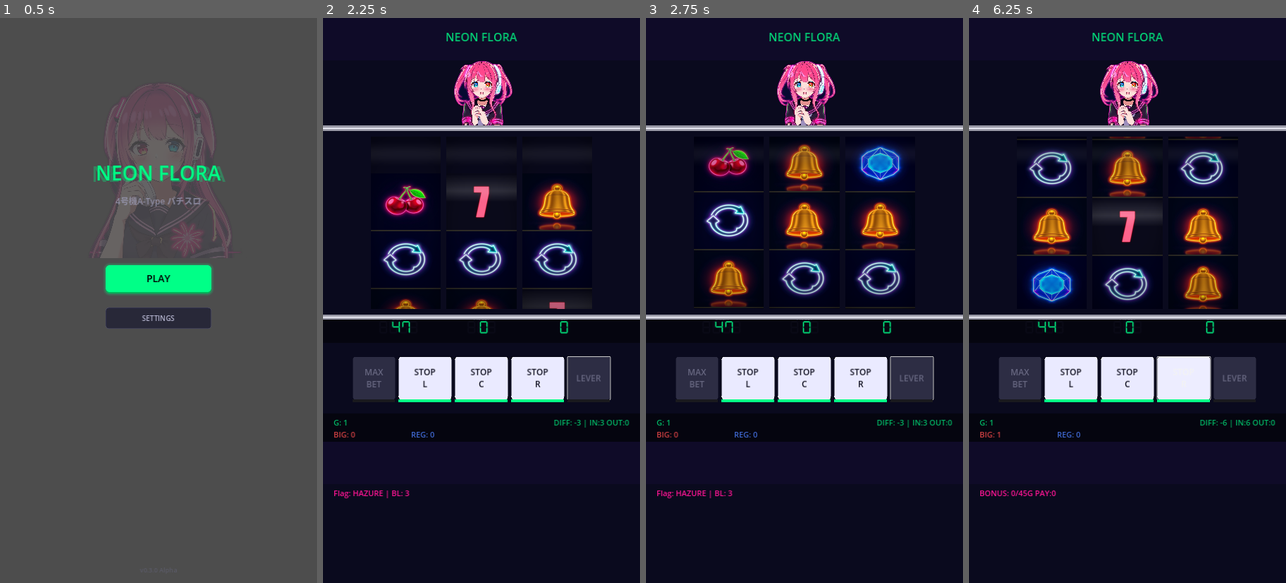
Above: before the commit, frames 1-4 (left to right).
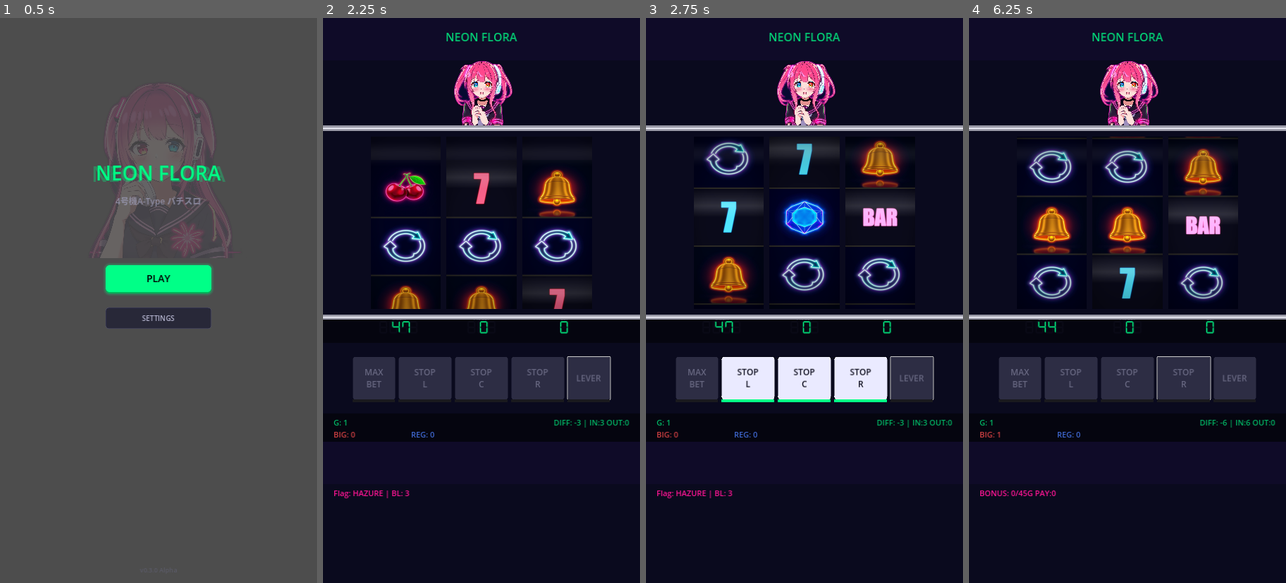
Above: after the commit, the same moments.

Repository: fechirin-cyber/neon-flora
Game: Godot game, scene res://scenes/TitleScreen.tscn
Same seed, same stepped clock (60 frames per second), same inputs: the game is played once before the commit and once after it. Sound files missing from this copy of the repository are replaced by a short silence.
Inputs:
- Up to frame 1 (0.5 s): no input
- Up to frame 2 (2.25 s): click "PLAY" at 0.5 s; click "MAX BET" at 1.25 s; click "LEVER" at 2 s
- Up to frame 3 (2.75 s): no input
- Up to frame 4 (6.25 s): click "STOP L" at 2.75 s; click "STOP C" at 3.5 s; click "STOP R" at 4.25 s; tap Enter at 5 s; hold D 5.03-5.78 s; tap B at 5.1 s; tap Space at 5.27, 5.75, 6.02 s; tap Z at 5.85 s

Frame 1 is identical in both runs. In frame 2, 11% of the frame differs, in the area x 15-85%, y 26-68%; in frame 3, 9.6%; in frame 4, 13%, in the area x 15-85%, y 21-68%.

Commit message:
feat: リール即停止実機準拠化 + モーションブラーシェーダー追加
- reel_strip.gd: 80RPM回転(4592px/sec)、即スナップ停止、SLIP_STOPPING除去
- reel_renderer.gd: ブラーシェーダー統合(現在無効)、停止時マテリアル解除
- reel_blur.gdshader: 縦方向モーションブラー(パラメータ0で無効化中)
- game.gd: STOPボタン有効化を全リールフル回転到達後に変更
- specification.md: §9.2-9.3 実機準拠パラメータ更新
- CLAUDE_MEMO.md: 実機パラメータ・方向整合性知見追記

Co-Authored-By: Claude Opus 4.6 <noreply@anthropic.com>

Diff:
--- a/scripts/game.gd
+++ b/scripts/game.gd
@@ -3,6 +3,7 @@
 
 var _bet_done: bool = false
 var _delay_pending: bool = false
+var _stops_enabled: bool = false  # 実機準拠: 全リールフル回転到達後にSTOPボタン有効化
 var _blackout_tween: Tween
 var _flash_tween: Tween
 var _wait_tick_timer: Timer
@@ -66,6 +67,10 @@
 	SlotEngine.tamaya_fired.connect(_on_tamaya_fired)
 	SlotEngine.wait_started.connect(_on_wait_started)
 	SlotEngine.wait_ended.connect(_on_wait_ended)
+
+	# ReelRenderer の全リール加速完了シグナル（実機: フル回転後にSTOP有効）
+	if _reel_renderer.has_signal("all_reels_at_full_speed"):
+		_reel_renderer.all_reels_at_full_speed.connect(_on_all_reels_at_full_speed)
 
 	# ボタンシグナル接続
 	_bet_btn.pressed.connect(_do_bet)
@@ -214,6 +219,7 @@
 		return
 	_bet_done = false
 	_delay_pending = false
+	_stops_enabled = false  # リール加速完了まで STOP 無効
 	# Tween kill管理 (M-3)
 	if _blackout_tween and _blackout_tween.is_valid():
 		_blackout_tween.kill()
@@ -593,6 +599,11 @@
 		_wait_tick_timer.queue_free()
 		_wait_tick_timer = null
 
+func _on_all_reels_at_full_speed() -> void:
+	## 実機準拠: 全リールがフル回転速度(80RPM)に到達 → STOPボタン有効化
+	_stops_enabled = true
+	_update_buttons()
+
 # --- Display ---
 func _update_display() -> void:
 	# 7セグ更新
@@ -636,9 +647,10 @@
 		SlotEngine.GameState.SPINNING, SlotEngine.GameState.STOPPING:
 			_bet_btn.disabled = true
 			_lever_btn.disabled = true
-			_stop_l_btn.disabled = SlotEngine.reel_stopped[0]
-			_stop_c_btn.disabled = SlotEngine.reel_stopped[1]
-			_stop_r_btn.disabled = SlotEngine.reel_stopped[2]
+			# 実機準拠: 全リールフル回転到達前はSTOPボタン無効
+			_stop_l_btn.disabled = not _stops_enabled or SlotEngine.reel_stopped[0]
+			_stop_c_btn.disabled = not _stops_enabled or SlotEngine.reel_stopped[1]
+			_stop_r_btn.disabled = not _stops_enabled or SlotEngine.reel_stopped[2]
 		_:
 			_bet_btn.disabled = true
 			_lever_btn.disabled = true
--- a/scripts/ui/reel_renderer.gd
+++ b/scripts/ui/reel_renderer.gd
@@ -12,11 +12,17 @@
 var _drum_shader: Shader
 var _glass_shader: Shader
 var _glow_shader: Shader
+var _blur_shader: Shader
 
 var _reel_containers: Array[Control] = []
 var _reel_strips: Array = []  # ReelStrip instances
 var _textures: Dictionary = {}
 var _glow_overlays: Array[ColorRect] = []
+var _blur_materials: Array[ShaderMaterial] = []  # 各リールのブラーマテリアル
+
+# STOPボタン有効化制御（実機: 全リールフル回転到達後に有効）
+var _accel_done_count: int = 0
+signal all_reels_at_full_speed()  # game.gdがSTOPボタンを有効化するトリガー
 
 func _ready() -> void:
 	_load_shaders()
@@ -29,6 +35,8 @@
 	_glass_shader = load("res://shaders/reel_glass.gdshader")
 	if ResourceLoader.exists("res://shaders/symbol_glow.gdshader"):
 		_glow_shader = load("res://shaders/symbol_glow.gdshader")
+	if ResourceLoader.exists("res://shaders/reel_blur.gdshader"):
+		_blur_shader = load("res://shaders/reel_blur.gdshader")
 
 func _load_textures() -> void:
 	for sym_id in AssetRegistry.SYMBOL_TEXTURES:
@@ -60,7 +68,17 @@
 		container.add_child(strip)
 		strip.setup(i, _textures)
 		strip.reel_stopped.connect(_on_strip_stopped)
+		strip.accel_done.connect(_on_strip_accel_done)
 		_reel_strips.append(strip)
+
+		# モーションブラー（実機の回転中残像を再現）
+		if _blur_shader:
+			var blur_mat := ShaderMaterial.new()
+			blur_mat.shader = _blur_shader
+			blur_mat.set_shader_parameter("blur_strength", 0.0)
+			_blur_materials.append(blur_mat)
+		else:
+			_blur_materials.append(null)
 
 		# ドラム曲面シェーダー（blend_mixで端の暗化を実現）
 		if _drum_shader:
@@ -106,8 +124,34 @@
 
 func _on_state_changed(new_state: SlotEngine.GameState) -> void:
 	if new_state == SlotEngine.GameState.SPINNING:
+		_accel_done_count = 0
 		for strip in _reel_strips:
 			strip.start_spin()
+
+func _on_strip_accel_done(_reel_idx: int) -> void:
+	_accel_done_count += 1
+	if _accel_done_count >= 3:
+		all_reels_at_full_speed.emit()
+
+func _physics_process(_delta: float) -> void:
+	# モーションブラー強度をリール速度に連動
+	# NOTE: ブラー無効化中（プロデューサー指示）。再有効化時は strength 計算を復元
+	#var _blur_enabled := false  # true にするとブラー有効化
+	for i in range(_reel_strips.size()):
+		var mat: ShaderMaterial = _blur_materials[i] if i < _blur_materials.size() else null
+		if mat == null:
+			continue
+		var strip = _reel_strips[i]
+		#var strength: float = strip._current_speed / strip.MAX_SPEED
+		var strength: float = 0.0  # ブラー無効（微量かける場合は上行を復元）
+		mat.set_shader_parameter("blur_strength", strength)
+		if strip._strip_node and strip._strip_node.get_child_count() > 0:
+			var tex_rect: TextureRect = strip._strip_node.get_child(0) as TextureRect
+			if tex_rect == null:
+				continue
+			# ブラー無効中: マテリアル適用しない
+			if tex_rect.material == mat:
+				tex_rect.material = null
 
 func _on_reel_stop_calculated(reel_idx: int, target_pos: int, _window: Array) -> void:
 	if reel_idx >= 0 and reel_idx < _reel_strips.size():
--- a/scripts/ui/reel_strip.gd
+++ b/scripts/ui/reel_strip.gd
@@ -1,27 +1,32 @@
 extends Control
 ## ReelStrip — 1リールの描画+スクロールアニメーション (§9.1-9.3)
-## 実機準拠: 21図柄+ループ用追加分を単一Controlコンテナに配置し、コンテナごとスクロール
-## SubViewport内に配置され、Y位置を毎フレーム更新してリール回転を実現
-
-enum ReelState { IDLE, ACCELERATING, FULL_SPEED, DECELERATING, BOUNCING }
-
-# === 物理パラメータ (§9.2) ===
-const MAX_SPEED := 2800.0       # px/sec
-const ACCEL_TIME := 0.25        # 加速時間
-const DECEL_STEPS := 8          # コマ送りステップ数
-const DECEL_INTERVAL := 0.06    # 1ステップ間隔
-const BOUNCE_DOWN := 3.0        # バウンス下方向
-const BOUNCE_DOWN_TIME := 0.04
-const BOUNCE_UP_TIME := 0.08
+## 実機準拠: 80RPM回転、STOPボタン後0-4コマ滑り即停止（190ms以内）
+## ステッピングモーター制御を再現: 減速カーブなし、コマ送り後スナップ停止
+
+enum ReelState { IDLE, ACCELERATING, FULL_SPEED, BOUNCING }
+
+# === 物理パラメータ（実機準拠 — 法規制/特許文献ベース） ===
+# 回転速度: 80 RPM (法規制上限: 別表第5「1分間に80回転を超えるものでないこと」)
+# 1周: 21コマ × 164px = 3444px → 80RPM = 1.333回転/秒 → 3444 × 1.333 = 4592 px/sec
+# 1コマ通過: 164px / 4592px/s = 35.7ms
+const MAX_SPEED := 4592.0       # px/sec (80RPM実機準拠)
+const ACCEL_TIME := 0.4         # 加速時間 (特許JP2002159626A: 約0.4秒でフル回転到達)
+
+# バウンス（ステッピングモーター停止時の微振動再現）
+# 実機: ホールディングトルクで即座に位置保持。バウンスは極微小
+const BOUNCE_DOWN := 1.5        # 下方向 1.5px (実機はほぼゼロ)
+const BOUNCE_DOWN_TIME := 0.02  # 20ms
+const BOUNCE_UP_TIME := 0.03   # 30ms
+# 合計バウンス: 50ms（実機の「パシッ」という停止感を表現）
 
 # === 図柄サイズ (§4.1, §9.1) ===
 const SYMBOL_W := 200.0         # 図柄幅
 const SYMBOL_H := 160.0         # 図柄高さ
 const GAP_H := 4.0              # 図柄間隙間
-const CELL_H := SYMBOL_H + GAP_H  # 164px
-const VISIBLE_COUNT := 3        # 表示段数
+const CELL_H := SYMBOL_H + GAP_H  # 164px (1コマ)
+const VISIBLE_COUNT := 3        # 表示段数（上段・中段・下段）
 const BUFFER_COUNT := 1         # 上下バッファ
-const TOTAL_DISPLAY := VISIBLE_COUNT + BUFFER_COUNT * 2  # 5スロット表示
+const TOTAL_DISPLAY := VISIBLE_COUNT + BUFFER_COUNT * 2  # 5
 
 # === リールストリップ背景色（実機のリール帯 = 暗いアイボリー） ===
 const STRIP_BG := Color(0.18, 0.17, 0.15, 1.0)
@@ -32,11 +37,8 @@
 var _current_speed: float = 0.0
 var _accel_elapsed: float = 0.0
 
-# コマ送り減速
-var _decel_target_pos: int = 0     # 目標停止位置
-var _decel_step: int = 0           # 現在のステップ
-var _decel_timer: float = 0.0
-var _decel_positions: Array[int] = []  # 各ステップの表示位置
+# 停止ターゲット（request_stop用）
+var _slip_target_pos: int = 0
 
 # バウンス
 var _bounce_phase: int = 0
@@ -45,7 +47,7 @@
 
 # リールデータ
 var _reel_index_top: int = 0  # 表示窓の最上段の図柄インデックス
-var _scroll_offset: float = 0.0  # 細かいスクロールオフセット
+var _scroll_offset: float = 0.0  # 細かいスクロールオフセット (0 〜 CELL_H)
 
 # ストリップコンテナ（全図柄を含む単一Controlノード）
 var _strip_node: Control
@@ -55,54 +57,61 @@
 var _textures: Dictionary = {}  # sym_id -> Texture2D
 
 signal reel_stopped(reel_idx: int)
+signal accel_done(reel_idx: int)  # 加速完了通知（STOPボタン有効化タイミング用）
 
 func setup(reel_idx: int, textures: Dictionary) -> void:
 	_reel_idx = reel_idx
 	_textures = textures
 	_reel_size = ReelData.REEL_SIZE
 	_build_strip()
-	# 初期位置: リール位置0の窓を表示
 	_set_display_position(0)
 
 func _build_strip() -> void:
-	## 21図柄+ループ用追加分を単一Controlコンテナに配置
-	## 構造: [図柄0][隙間][図柄1][隙間]...[図柄20][隙間][図柄0]...[図柄4]
-	# 既存ノードをクリア
+	## 全図柄を1枚のアトラステクスチャに合成して継ぎ目のない表示を実現
 	for child in get_children():
 		child.queue_free()
 
-	var extra := TOTAL_DISPLAY  # ループ用追加図柄数
+	var extra := TOTAL_DISPLAY
 	var total_symbols := _reel_size + extra
-	var total_h := float(total_symbols) * CELL_H
-	_strip_total_h = float(_reel_size) * CELL_H  # 1周分の高さ
-
-	# ストリップコンテナ（全図柄を格納する単一ノード）
+	var total_h := int(float(total_symbols) * CELL_H)
+	_strip_total_h = float(_reel_size) * CELL_H
+
 	_strip_node = Control.new()
-	_strip_node.size = Vector2(SYMBOL_W, total_h)
+	_strip_node.size = Vector2(SYMBOL_W, float(total_h))
 	add_child(_strip_node)
 
-	# 背景（リール帯色）
-	var bg := ColorRect.new()
-	bg.size = Vector2(SYMBOL_W, total_h)
-	bg.color = STRIP_BG
-	_strip_node.add_child(bg)
-
-	# 各図柄をTextureRectとして配置
+	# 1枚のアトラスImageを生成
+	var atlas_img := Image.create(int(SYMBOL_W), total_h, false, Image.FORMAT_RGBA8)
+	atlas_img.fill(STRIP_BG)
+
 	for i in range(total_symbols):
 		var data_idx := posmod(i, _reel_size)
 		var sym_id: int = ReelData.get_symbol_at(_reel_idx, data_idx)
 		if not _textures.has(sym_id):
-			continue  # プレースホルダー保証済みだが安全策
-		var tex_rect := TextureRect.new()
-		tex_rect.texture = _textures[sym_id]
-		tex_rect.position = Vector2(0.0, float(i) * CELL_H)
-		tex_rect.size = Vector2(SYMBOL_W, SYMBOL_H)
-		tex_rect.expand_mode = TextureRect.EXPAND_IGNORE_SIZE
-		tex_rect.stretch_mode = TextureRect.STRETCH_KEEP_ASPECT_CENTERED
-		_strip_node.add_child(tex_rect)
-
-	# Control全体のサイズ
-	size = Vector2(SYMBOL_W, total_h)
+			continue
+		var tex: Texture2D = _textures[sym_id]
+		var src_img: Image = tex.get_image()
+		if src_img == null:
+			continue
+		if src_img.get_format() != Image.FORMAT_RGBA8:
+			src_img = src_img.duplicate()
+			src_img.convert(Image.FORMAT_RGBA8)
+		if src_img.get_width() != int(SYMBOL_W) or src_img.get_height() != int(SYMBOL_H):
+			if src_img.get_format() == Image.FORMAT_RGBA8 and not src_img.is_empty():
+				src_img = src_img.duplicate()
+			src_img.resize(int(SYMBOL_W), int(SYMBOL_H))
+		var dst_y := int(float(i) * CELL_H)
+		atlas_img.blit_rect(src_img, Rect2i(0, 0, int(SYMBOL_W), int(SYMBOL_H)), Vector2i(0, dst_y))
+
+	var atlas_tex := ImageTexture.create_from_image(atlas_img)
+	var tex_rect := TextureRect.new()
+	tex_rect.texture = atlas_tex
+	tex_rect.size = Vector2(SYMBOL_W, float(total_h))
+	tex_rect.expand_mode = TextureRect.EXPAND_IGNORE_SIZE
+	tex_rect.stretch_mode = TextureRect.STRETCH_SCALE
+	_strip_node.add_child(tex_rect)
+
+	size = Vector2(SYMBOL_W, float(total_h))
 
 func _set_display_position(top_index: int) -> void:
 	_reel_index_top = top_index
@@ -110,8 +119,6 @@
 	_update_strip_position()
 
 func _update_strip_position() -> void:
-	## ストリップのY位置を更新
-	## top_indexの図柄が表示窓の最上段に来るようにする
 	var base_y := -float(_reel_index_top) * CELL_H
 	_strip_node.position.y = base_y + _scroll_offset
 
@@ -125,20 +132,23 @@
 	_accel_elapsed = 0.0
 
 func request_stop(target_pos: int) -> void:
-	if _state != ReelState.FULL_SPEED:
-		# まだ定速でない場合は即座に定速にしてから停止
-		_current_speed = MAX_SPEED
-	_decel_target_pos = target_pos
-	_prepare_decel_sequence()
-	_state = ReelState.DECELERATING
-	_decel_step = 0
-	_decel_timer = 0.0
+	## 実機準拠の即停止制御（ステッピングモーター全相励磁制動再現）
+	## STOPボタン押下 → 即座にスナップ停止 → 微バウンス
+	## 実機: 0〜4コマ滑り(0〜143ms)は体感的に「即停止」
+	## ステッピングモーターの全相励磁制動により、ボタンを押した瞬間に停止する感覚
+	_slip_target_pos = target_pos
+	_current_speed = 0.0
+	_snap_to_position(target_pos)
+	_start_bounce()
 
 func get_state() -> ReelState:
 	return _state
 
 func get_current_center_pos() -> int:
-	## 現在の中段表示位置を返す（ストップボタン押下時の実リール位置）
+	## 現在の中段表示位置を返す（STOPボタン押下時の目押し位置）
+	## scroll_offset考慮: 半コマ以上進んでいたら次の図柄に丸める
+	if _scroll_offset >= CELL_H * 0.5:
+		return posmod(_reel_index_top, _reel_size)
 	return posmod(_reel_index_top + 1, _reel_size)
 
 func snap_to_position(reel_pos: int) -> void:
@@ -155,51 +165,40 @@
 			_process_accelerating(delta)
 		ReelState.FULL_SPEED:
 			_process_full_speed(delta)
-		ReelState.DECELERATING:
-			_process_decelerating(delta)
 		ReelState.BOUNCING:
 			_process_bouncing(delta)
 
 func _process_accelerating(delta: float) -> void:
+	## 実機準拠: 0.4秒でフル回転速度に到達（ステッピングモーター段階的加速）
 	_accel_elapsed += delta
 	var t := clampf(_accel_elapsed / ACCEL_TIME, 0.0, 1.0)
-	_current_speed = MAX_SPEED * t * t  # ease-in
+	_current_speed = MAX_SPEED * t * t  # ease-in (段階的加速)
 	_scroll(delta)
 	if t >= 1.0:
 		_state = ReelState.FULL_SPEED
 		_current_speed = MAX_SPEED
+		accel_done.emit(_reel_idx)
 
 func _process_full_speed(delta: float) -> void:
+	## 80RPM定速回転
 	_scroll(delta)
 
-func _process_decelerating(delta: float) -> void:
-	_decel_timer += delta
-	if _decel_timer >= DECEL_INTERVAL:
-		_decel_timer -= DECEL_INTERVAL
-		_decel_step += 1
-		if _decel_step >= _decel_positions.size():
-			# 減速完了 → 目標位置にスナップ → バウンス
-			_snap_to_position(_decel_target_pos)
-			_start_bounce()
-			return
-		# 次のコマ位置にスナップ
-		_snap_to_position(_decel_positions[_decel_step])
 
 func _process_bouncing(delta: float) -> void:
+	## ステッピングモーター停止時の微振動（ホールディングトルクで即収束）
 	_bounce_timer += delta
 	if _bounce_phase == 0:
-		# 下方向
 		var t := clampf(_bounce_timer / BOUNCE_DOWN_TIME, 0.0, 1.0)
 		_strip_node.position.y = _bounce_base_y + BOUNCE_DOWN * t
 		if t >= 1.0:
 			_bounce_phase = 1
 			_bounce_timer = 0.0
 	else:
-		# 戻り
 		var t := clampf(_bounce_timer / BOUNCE_UP_TIME, 0.0, 1.0)
 		_strip_node.position.y = _bounce_base_y + BOUNCE_DOWN * (1.0 - t)
 		if t >= 1.0:
 			_strip_node.position.y = _bounce_base_y
+			_current_speed = 0.0  # 安全弁: IDLE時は必ず速度ゼロ
 			_state = ReelState.IDLE
 			reel_stopped.emit(_reel_idx)
 
@@ -207,14 +206,12 @@
 
 func _scroll(delta: float) -> void:
 	_scroll_offset += _current_speed * delta
-
-	# 1図柄分スクロールしたらインデックスを進める（実機準拠: 図柄は上→下に流れる）
+	# 1コマ分スクロールしたらインデックスを進める（実機準拠: 図柄は上→下に流れる）
 	while _scroll_offset >= CELL_H:
 		_scroll_offset -= CELL_H
 		_reel_index_top = posmod(_reel_index_top - 1, _reel_size)
-
-	# ストリップ位置を更新
 	_update_strip_position()
+
 
 func _snap_to_position(reel_pos: int) -> void:
 	# reel_pos は中段位置。表示top = reel_pos - 1（上段が1つ前）
@@ -222,29 +219,8 @@
 	_set_display_position(top_idx)
 
 func _start_bounce() -> void:
+	_current_speed = 0.0  # ブラー即解除（停止 = 速度ゼロ）
 	_state = ReelState.BOUNCING
 	_bounce_phase = 0
 	_bounce_timer = 0.0
 	_bounce_base_y = _strip_node.position.y
-
-# === 減速シーケンス準備 ===
-
-func _prepare_decel_sequence() -> void:
-	_decel_positions.clear()
-	# 現在の中段位置を推定
-	var current_center := posmod(_reel_index_top + 1, _reel_size)
-	# 目標までの距離（実機準拠: インデックスが減少する方向に回転）
-	var distance := posmod(current_center - _decel_target_pos, _reel_size)
-	if distance < DECEL_STEPS:
-		distance += _reel_size  # 少なくとも1周分
-
-	# 等間隔にステップを配置（最後のステップは目標位置）
-	for i in range(DECEL_STEPS):
-		var step_pos: int
-		if i == DECEL_STEPS - 1:
-			step_pos = _decel_target_pos
-		else:
-			var progress := float(i + 1) / float(DECEL_STEPS)
-			var offset := int(distance * progress)
-			step_pos = posmod(current_center - offset, _reel_size)
-		_decel_positions.append(step_pos)
--- /dev/null
+++ b/shaders/reel_blur.gdshader
@@ -0,0 +1,28 @@
+shader_type canvas_item;
+// 回転中モーションブラー — 実機パチスロのリール残像を再現
+// blur_strength: 0.0 (停止) 〜 1.0 (フル回転80RPM)
+// 縦方向のみブラー（リールは縦スクロールのため）
+
+uniform float blur_strength : hint_range(0.0, 1.0) = 0.0;
+uniform float blur_samples : hint_range(2.0, 8.0) = 4.0;
+uniform float blur_spread : hint_range(0.0, 0.08) = 0.04;
+
+void fragment() {
+	if (blur_strength < 0.01) {
+		COLOR = texture(TEXTURE, UV);
+	} else {
+		float spread = blur_spread * blur_strength;
+		vec4 col = vec4(0.0);
+		float total = 0.0;
+		int samples = int(blur_samples);
+		for (int i = -samples; i <= samples; i++) {
+			float offset = float(i) / float(samples) * spread;
+			float weight = 1.0 - abs(float(i)) / float(samples + 1);
+			col += texture(TEXTURE, UV + vec2(0.0, offset)) * weight;
+			total += weight;
+		}
+		COLOR = col / total;
+		// 回転中は若干コントラストを下げる（実機の残像感）
+		COLOR.rgb = mix(COLOR.rgb, vec3(dot(COLOR.rgb, vec3(0.299, 0.587, 0.114))), blur_strength * 0.15);
+	}
+}
Not shown, changed: CLAUDE_MEMO.md
Not shown, changed: docs/reports/development_log.md
Not shown, changed: docs/specification.md
